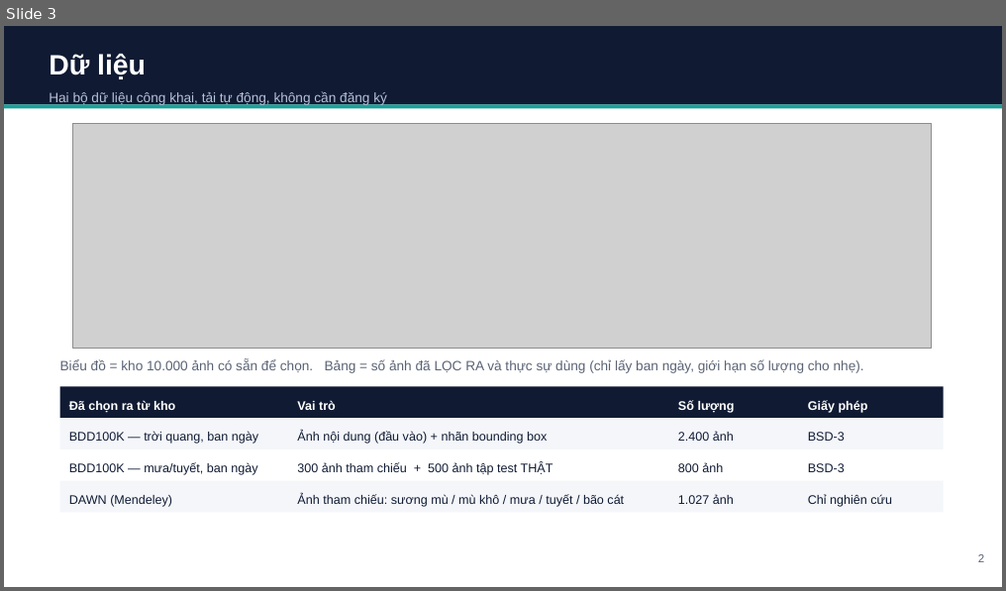
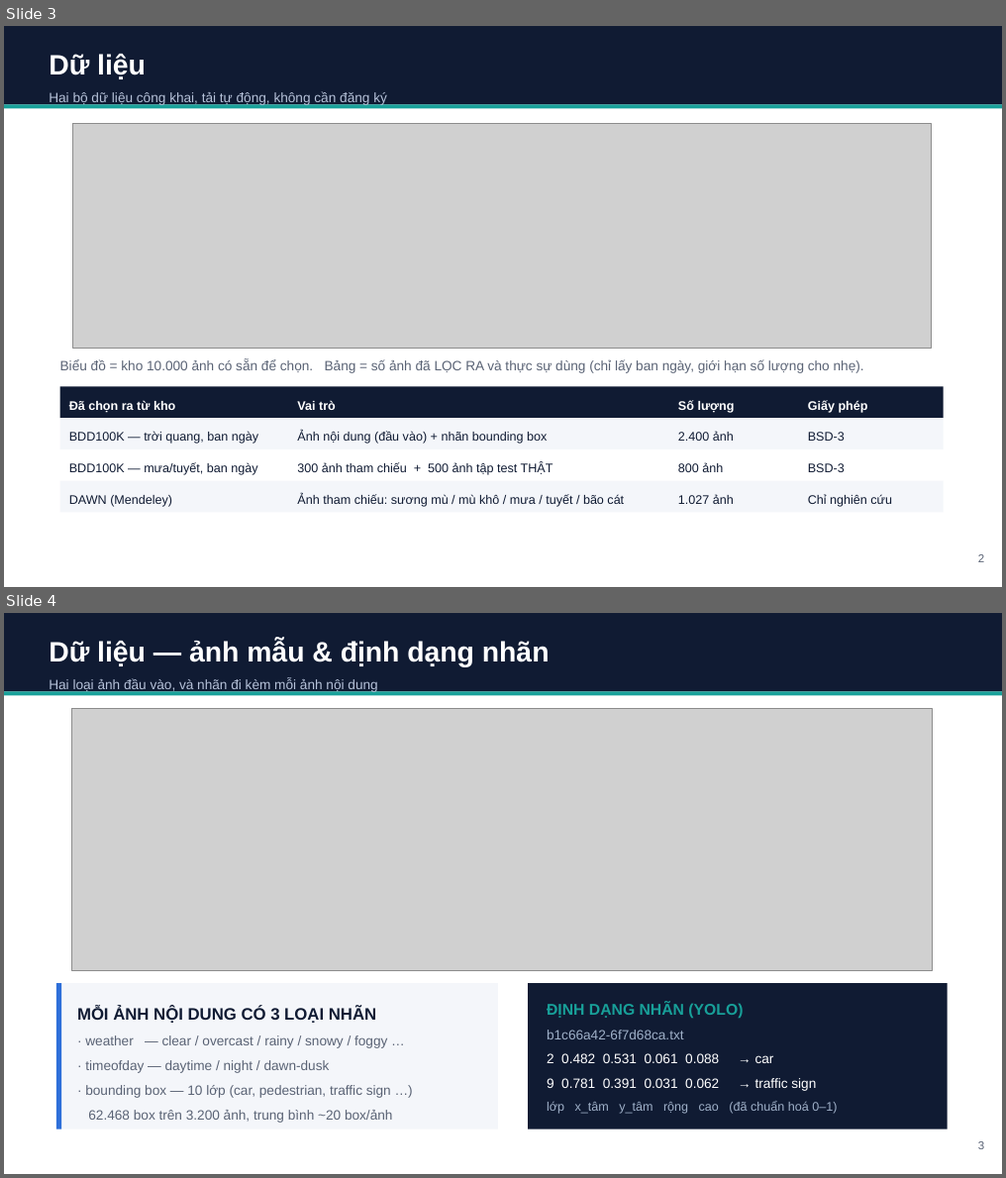
Before and after one commit to QuyDatSadBoy/StyleTranfer_Viettel_Course_DeepLearning, a slide deck: slides/BaoCao_TangCuongDuLieuThoiTiet.pptx. Shown one above the other, each under a label of ours: slide 3 before the commit, slides 3 and 4 after it. The pictures are 1006x591 and 1006x1178 pixels, drawn with LibreOffice and Linux fonts; fonts in the diff are those of the drawing; grey boxes stand for pictures. Boxes give left, top, right and bottom in pixels: in the first picture for what was removed or moved away, otherwise in the second. Text is boxed around its words. In the diff, an @@ line names an element or a change of style, - is before the commit and + after.

```diff
--- a/slides/BaoCao_TangCuongDuLieuThoiTiet.pptx
+++ b/slides/BaoCao_TangCuongDuLieuThoiTiet.pptx
@@ slide 4 added at box(4, 613, 1002, 1174), background #FFFFFF @@
@@ rectangle added at box(4, 613, 1002, 691), fill #101B33 @@
@@ text added at box(49, 640, 549, 692), 13 pt, text #B6C2D9 @@
+Dữ liệu — ảnh mẫu & định dạng nhãn
+Hai loại ảnh đầu vào, và nhãn đi kèm mỗi ảnh nội dung
@@ rectangle added at box(4, 691, 1002, 696), fill #18A099 @@
@@ picture added at box(71, 709, 933, 970) @@
@@ rectangle added at box(56, 983, 498, 1130), fill #F4F6FA @@
@@ rectangle added at box(56, 983, 61, 1130), fill #2E6FD9 @@
@@ rectangle added at box(528, 983, 947, 1130), fill #101B33 @@
@@ text added at box(77, 1006, 392, 1123), 13 pt, text #5A6375 @@
+MỖI ẢNH NỘI DUNG CÓ 3 LOẠI NHÃN
+· weather — clear / overcast / rainy / snowy / foggy …
+· timeofday — daytime / night / dawn-dusk
+· bounding box — 10 lớp (car, pedestrian, traffic sign …)
+62.468 box trên 3.200 ảnh, trung bình ~20 box/ảnh
@@ text added at box(547, 1003, 837, 1114), 13 pt, text #FFFFFF @@
+ĐỊNH DẠNG NHÃN (YOLO)
+b1c66a42-6f7d68ca.txt
+2 0.482 0.531 0.061 0.088 → car
+9 0.781 0.391 0.031 0.062 → traffic sign
+lớp x_tâm y_tâm rộng cao (đã chuẩn hoá 0–1)
@@ text added at box(978, 1142, 984, 1150), 11 pt, text #5A6375 @@
+3
```
Also in this commit, not shown: 5 slides changed, 1 slide removed, 8 other files.
